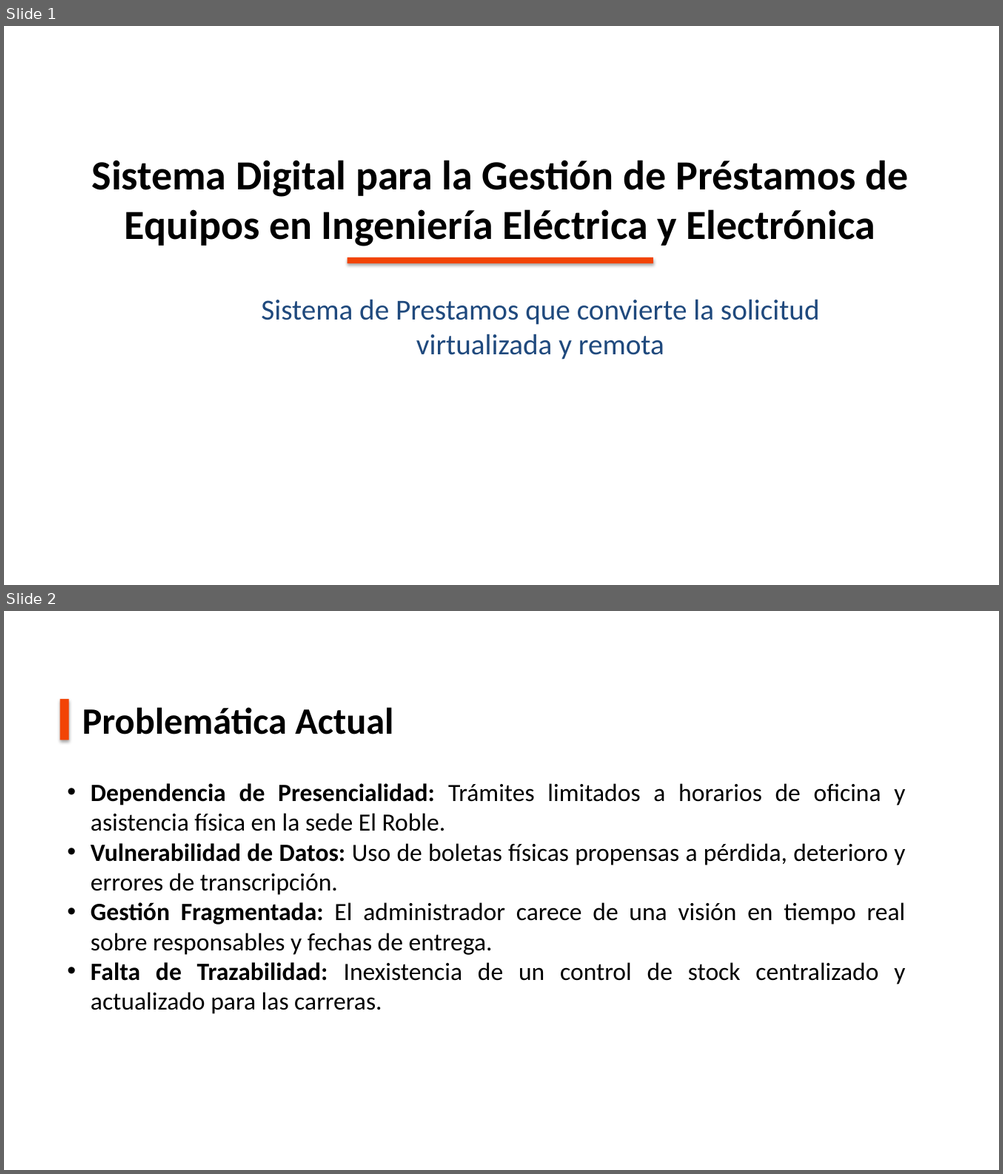
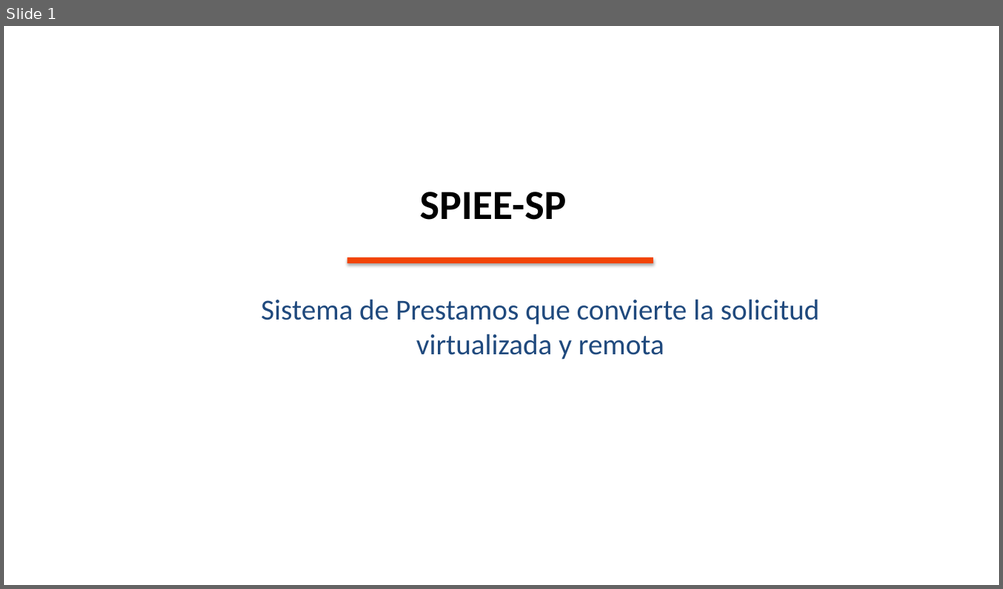
Before and after one commit to franlyrl/PrestamosInventarioIEE, a slide deck: backend/more/SDGPEIEE-SistemaInventario.pptx. Shown one above the other, each under a label of ours: slides 1 and 2 before the commit, slide 1 after it. The pictures are 1003x1174 and 1003x589 pixels, drawn with LibreOffice and Linux fonts; fonts in the diff are those of the drawing; background and template pictures are left out. Boxes give left, top, right and bottom in pixels: in the first picture for what was removed or moved away, otherwise in the second. Text is boxed around its words. In the diff, an @@ line names an element or a change of style, - is before the commit and + after.

Commit message:
Modulo Administrador Funcional V1

```diff
--- a/backend/more/SDGPEIEE-SistemaInventario.pptx
+++ b/backend/more/SDGPEIEE-SistemaInventario.pptx
@@ slide 2 removed at (x1=4, y1=611, x2=999, y2=1170), background picture (left out) @@
@@ rectangle removed at (x1=60, y1=699, x2=69, y2=740) @@
@@ text removed at (x1=82, y1=707, x2=393, y2=735) @@
-Problemática Actual
@@ text removed at (x1=91, y1=783, x2=905, y2=1014) @@
-• Dependencia de Presencialidad: Trámites limitados a horarios de oficina y asistencia física en la sede El Roble.
-• Vulnerabilidad de Datos: Uso de boletas físicas propensas a pérdida, deterioro y errores de transcripción.
-• Gestión Fragmentada: El administrador carece de una visión en tiempo real sobre responsables y fechas de entrega.
-• Falta de Trazabilidad: Inexistencia de un control de stock centralizado y actualizado para las carreras.
@@ slide 1 changed as well @@
@@ text removed at (x1=92, y1=160, x2=908, y2=247) @@
-Sistema Digital para la Gestión de Préstamos de Equipos en Ingeniería Eléctrica y Electrónica
@@ text added at (x1=420, y1=192, x2=566, y2=220), 40 pt, text #000000, bold @@
+SPIEE-SP
```
Also in this commit, not shown: 2 other slides changed, 4 other slides removed, 9 other files.
